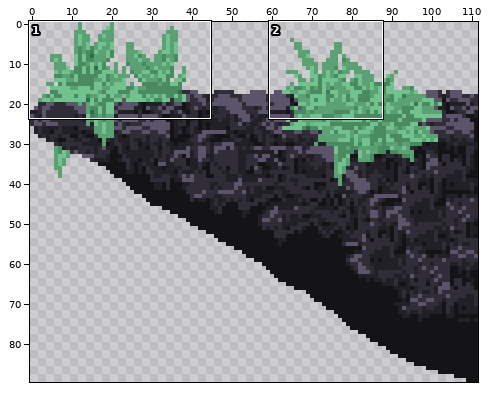
File history of a animated GIF sprite, static/ground.gif. The first picture is a wide view before the edit; the outline marks the close-up.
Close-up. Before:
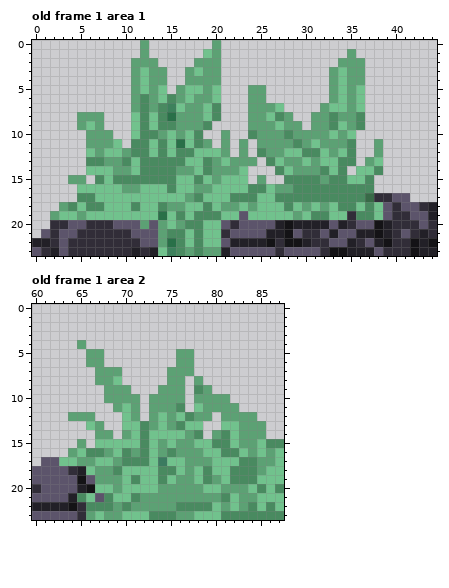
The file is 112x90 pixels. Colours within 5 levels of each other are drawn and written as one. Shown: old frame 1 area 1: x 0..44, y 0..23; old frame 1 area 2: x 60..87, y 0..23.
New version:
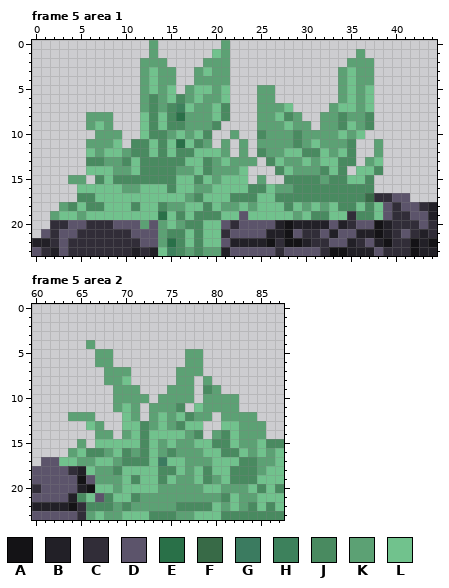
Palette (. is transparent): A #141316  B #222027  C #312d38  D #5c546b  E #297048  F #386a47  G #3b7b60  H #3d815c  J #498a60  K #5ca174  L #71c28d
A new or re-ordered frame is compared with the old frame closest to it.
Difference:
frames 1 -> 5
Frame 5 area 1 is new; against old frame 1:
y 0: x 12..13 K. -> .K; x 20..21 K. -> .K
y 1: x 12..13 K. -> .K; x 19..21 LK. -> .LK; x 35..36 K. -> .K
y 2: x 11 K -> .; x 14 . -> K; x 18 K -> .; x 21 . -> K; x 34 K -> .; x 37 . -> K
y 3: x 11..13 KLK -> .KL; x 15 . -> K; x 17..19 KLK -> .KL; x 21 . -> K; x 33..35 KLK -> .KL; x 37 . -> K
y 4: x 11..13 KLK -> .KL; x 15 . -> K; x 17 K -> .; x 21 . -> K; x 33..35 KLK -> .KL; x 37 . -> K
y 5: x 11..17 KLKL.KL -> .KLKL.K; x 19..21 KL. -> LKL; x 24 K -> .; x 26 . -> K; x 33..37 KLKL. -> .KLKL
y 6: x 11..18 KJKLJKLK -> .KJKLJKL; x 20..21 L. -> KL; x 24 K -> .; x 26 . -> K; x 33..37 KLKL. -> .KLKL
y 7: x 11..17 KJKJHLK -> .KJKJHL; x 19..21 LJ. -> KLJ; x 24 K -> .; x 27..28 L. -> KL; x 32..33 KL -> .K; x 35..37 KL. -> LKL
y 8: x 5 K -> .; x 8 . -> K; x 11..16 LJLJEK -> .LJLJE; x 19..21 LJ. -> KLJ; x 24 K -> .; x 26..29 LJK. -> KLJK; x 31 K -> .; x 33..34 JK -> KJ; x 36..37 J. -> KJ
y 9: x 5..8 KLK. -> .KLK; x 11..14 LJLJ -> .LJL; x 16 K -> J; x 19..20 J. -> KJ; x 24 K -> .; x 27..28 LK -> KL; x 30..31 .K -> K.; x 33..37 JLKJ. -> KJLKJ
y 10: x 6 K -> .; x 9 . -> K; x 11..12 LJ -> .L; x 14..19 KLKLJ. -> JKLKLJ; x 21..22 K. -> .K; x 24..25 JK -> .J; x 28..29 JK -> KJ; x 33..36 LKL. -> KLKL
Frame 5 area 2 is new; against old frame 1:
y 4: x 65..66 K. -> .K
y 5..6: x 66 K -> .; x 68 . -> K; x 76 K -> .; x 78 . -> K
y 7: x 67 K -> .; x 70 . -> K; x 75 K -> .; x 78 . -> K
y 8: x 67 K -> .; x 69..70 L. -> KL; x 75 K -> .; x 77..79 .K. -> K.K
y 9: x 68 K -> .; x 71 . -> K; x 74 K -> .; x 77..80 .JK. -> K.JK
y 10: x 68 K -> .; x 72..73 .K -> K.; x 77..78 .K -> K.; x 82 . -> K
Boxes around the changes in both close-ups, in picture pixels (x1, y1, x2, y2):
changed: (77, 40, 374, 139)
changed: (77, 340, 239, 403)
